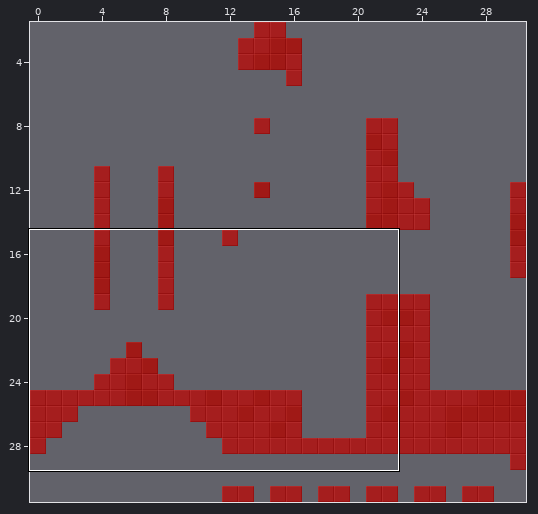
An edit to a level. Tiled map, maps/dev.tmx. The first picture is a wide view before the edit; the outline marks the close-up.
Close-up. Old version:
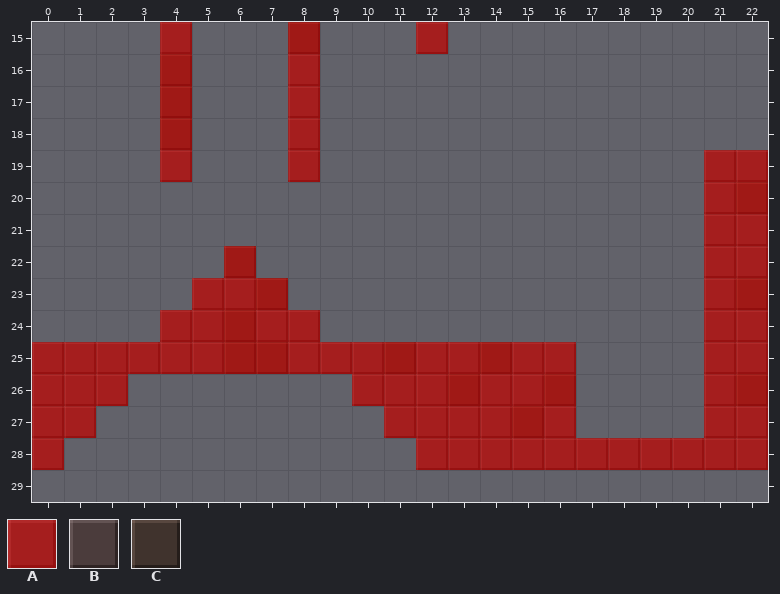
Cells are 16x16 px. Shown: x 0..22, y 15..29.
Key: from "dev_tiles": A 0, B 1, C 2.
_ is an empty cell.
Layer "ground" before, first column x 0:
15 ____B___C___B__________
16 ____C___B______________
17 ____C___B______________
18 ____C___B______________
19 ____B___B____________BB
20 _____________________BC
21 _____________________BB
22 ______C______________BB
23 _____BBC_____________BC
24 ____BBCBB____________BB
25 BBBBBBCCBBBCBBCBB____BB
26 BBB_______BBBCBBC____BC
27 BB_________BBBBCB____BB
28 B___________BBBBBBBBBBB
29 _______________________
Layer "collision layer" before, first column x 0:
15 ____A___A___A__________
16 ____A___A______________
17 ____A___A______________
18 ____A___A______________
19 ____A___A____________AA
20 _____________________AA
21 _____________________AA
22 ______A______________AA
23 _____AAA_____________AA
24 ____AAAAA____________AA
25 AAAAAAAAAAAAAAAAA____AA
26 AAA_______AAAAAAA____AA
27 AA_________AAAAAA____AA
28 A___________AAAAAAAAAAA
29 _______________________
Once edited:
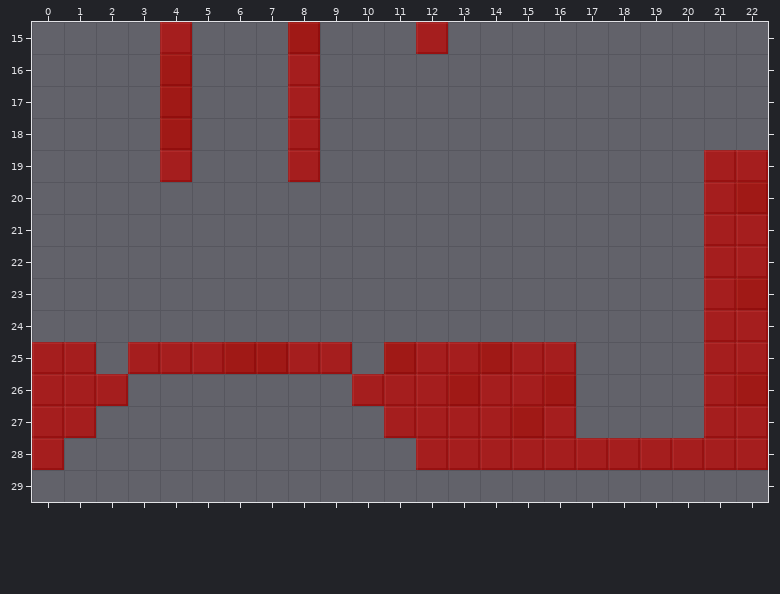
See-through tiles are keyed as they look on the map.
From old to new:
Changed rows in their new state; . is an unchanged cell.
Layer "ground":
first column x 2:
22 ...._....
23 ...___...
24 .._____..
25 _......._
Layer "collision layer":
first column x 2:
22 ...._....
23 ...___...
24 .._____..
25 _......._
